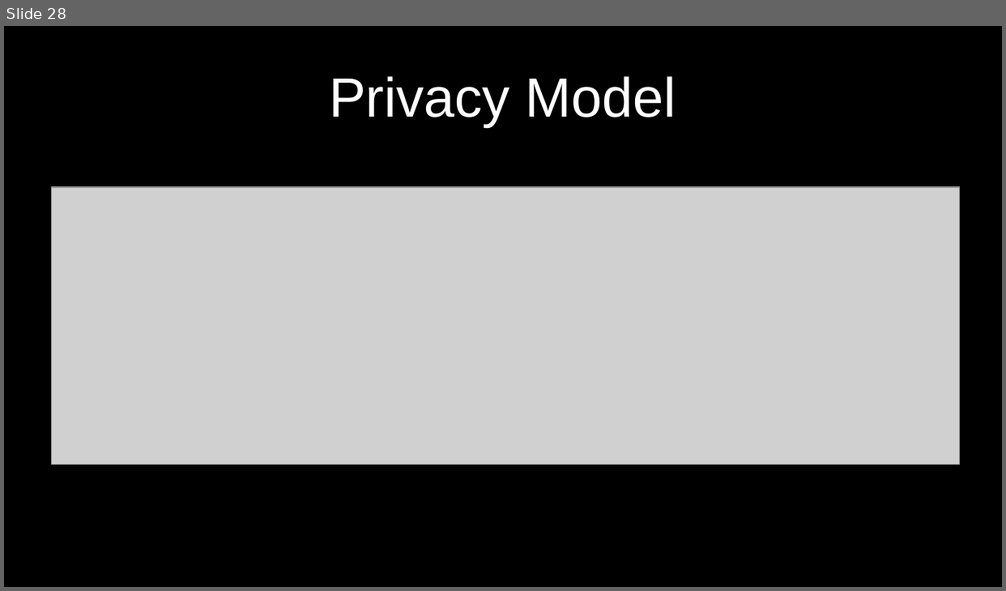
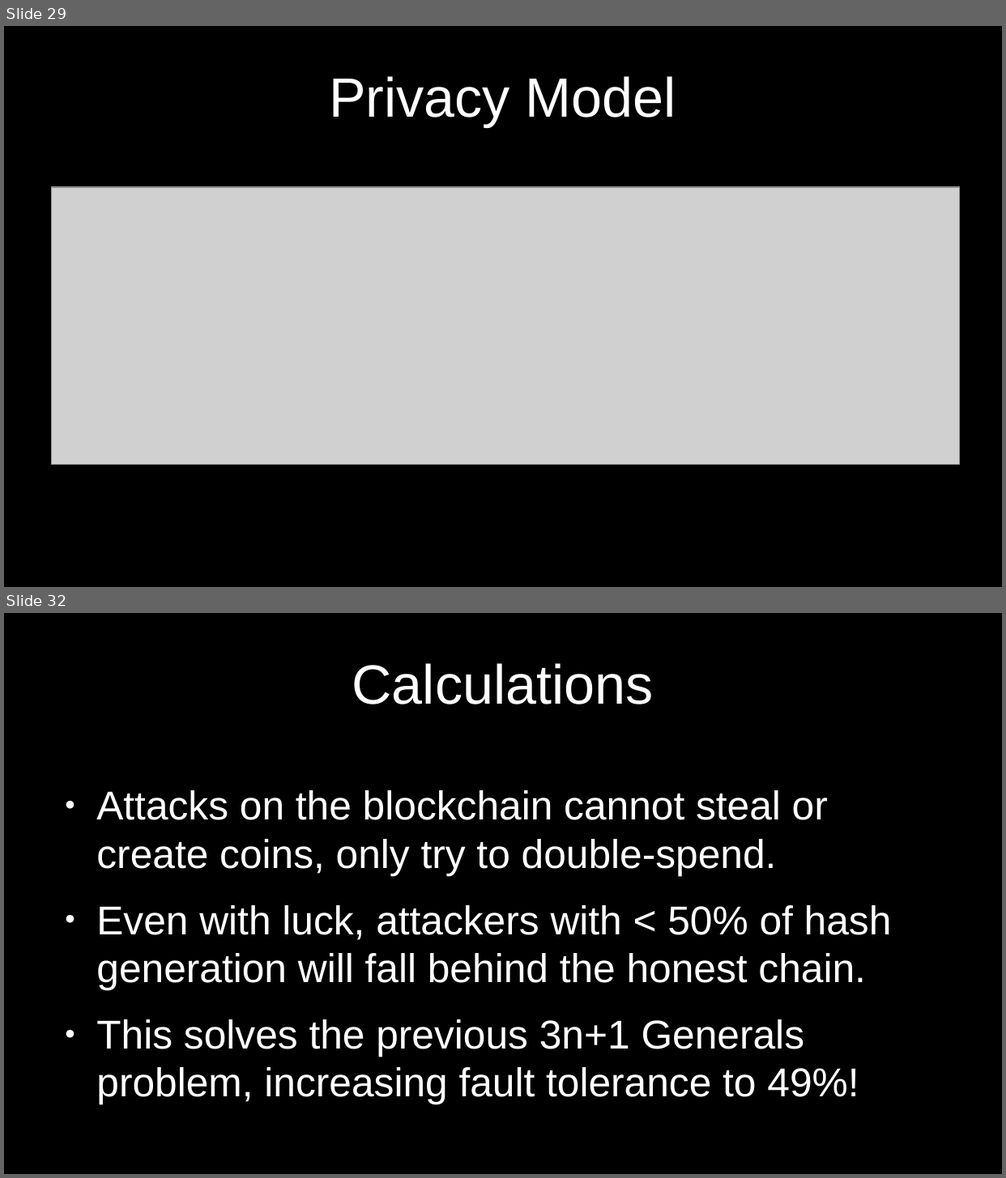
Before and after one commit to cmdruid/bitcoin-programming, a slide deck: slides/bitcoin-whitepaper-review.odp. Shown one above the other, each under a label of ours: slide 28 before the commit, slides 29 and 32 after it; the slides between them are not shown. The pictures are 1006x591 and 1006x1178 pixels, drawn with LibreOffice and Linux fonts; fonts in the diff are those of the drawing; grey boxes stand for pictures. Boxes give left, top, right and bottom in pixels: in the first picture for what was removed or moved away, otherwise in the second. Text is boxed around its words. In the diff, an @@ line names an element or a change of style, - is before the commit and + after.

```diff
--- a/slides/bitcoin-whitepaper-review.odp
+++ b/slides/bitcoin-whitepaper-review.odp
@@ slide 32 added at (4, 613, 1002, 1174), background #000000 @@
@@ title added at (352, 663, 654, 705), 44 pt, text #FFFFFF @@
+Calculations
@@ text added at (96, 790, 892, 1105), 32 pt, text #FFFFFF @@
+● Attacks on the blockchain cannot steal or create coins, only try to double-spend.
+● Even with luck, attackers with < 50% of hash generation will fall behind the honest chain.
+● This solves the previous 3n+1 Generals problem, increasing fault tolerance to 49%!
@@ what was slide 28 is now slide 29 @@
```
Also in this commit, not shown: 5 slides changed, 4 other slides added, 1 slide removed, 7 other files.
